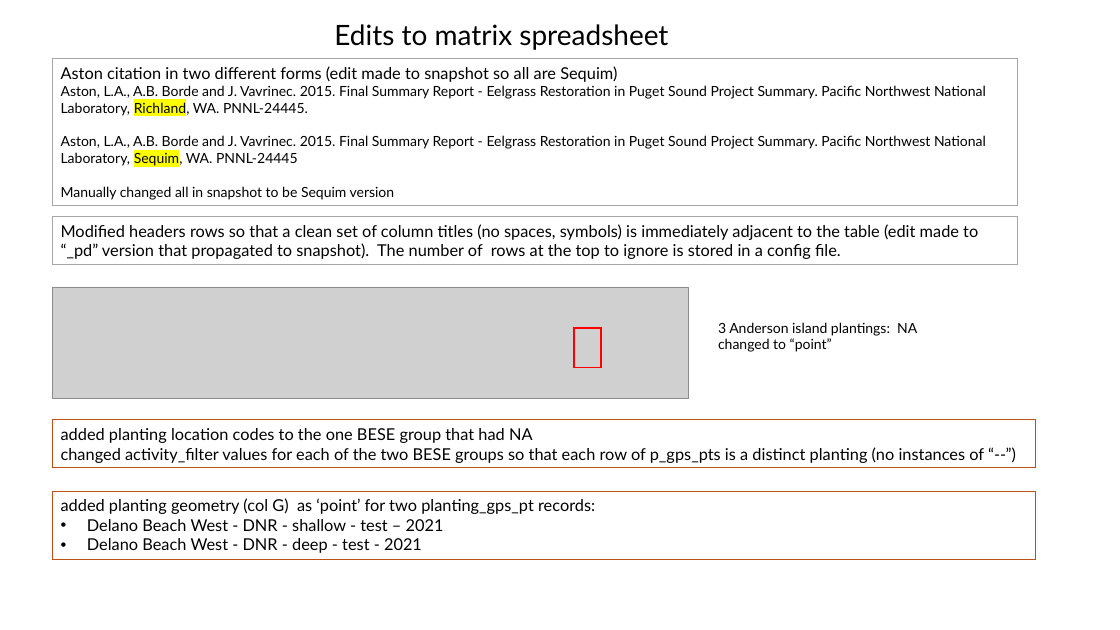
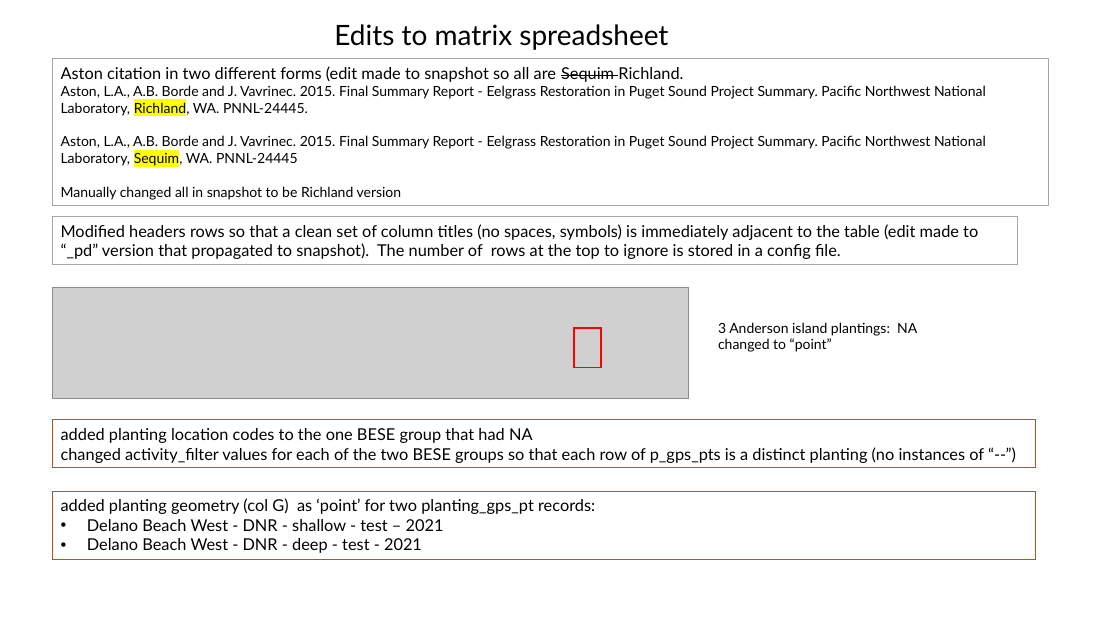
Before and after one commit to WA-Nearshore/seagrass-restoration-processing, a slide deck: slide 20 of docs/seagrass_restoration_storymap_notes.pptx (slide 19 before the commit). Drawn at 1120x630 pixels with LibreOffice and Linux fonts; fonts in the diff are those of the drawing; grey boxes stand for pictures. Boxes give left, top, right and bottom in pixels: in the first picture for what was removed or moved away, otherwise in the second. Text is boxed around its words. In the diff, an @@ line names an element or a change of style, - is before the commit and + after.

```diff
--- a/docs/seagrass_restoration_storymap_notes.pptx
+++ b/docs/seagrass_restoration_storymap_notes.pptx
@@ rectangle "Aston citation in two different ...": place and size @@
-rectangle "Aston citation in two different ..." at box(52, 59, 1017, 206)
+rectangle "Aston citation in two different ..." at box(52, 59, 1049, 206)
@@ text in rectangle at box(61, 66, 683, 82): text changed @@
-Aston citation in two different forms (edit made to snapshot so all are Sequim)
+Aston citation in two different forms (edit made to snapshot so all are Sequim Richland.
@@ text in rectangle at box(61, 186, 402, 200): text changed @@
-Manually changed all in snapshot to be Sequim version
+Manually changed all in snapshot to be Richland version
```
Also in this commit, not shown: 2 other slides changed, 1 slide added, 5 other files.
